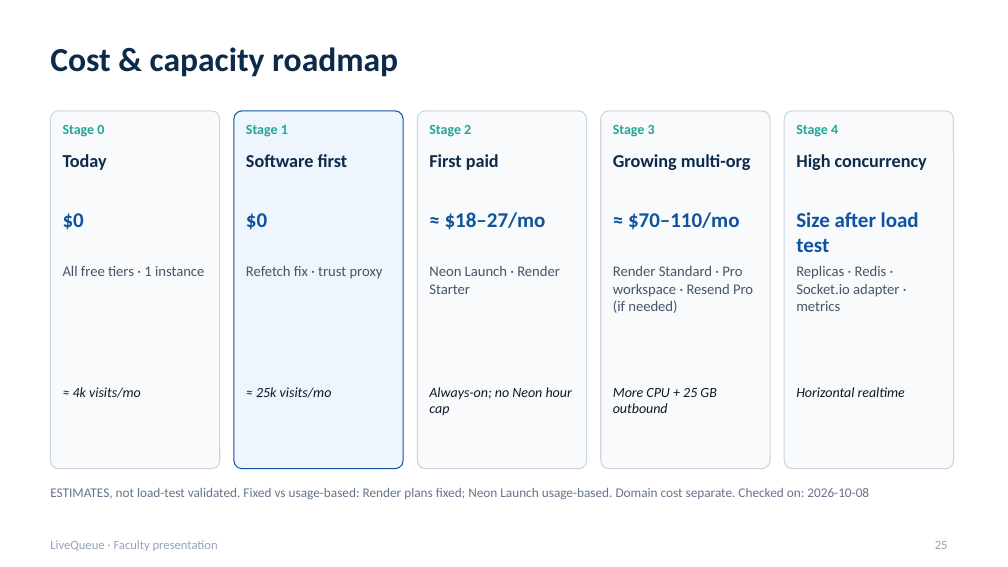
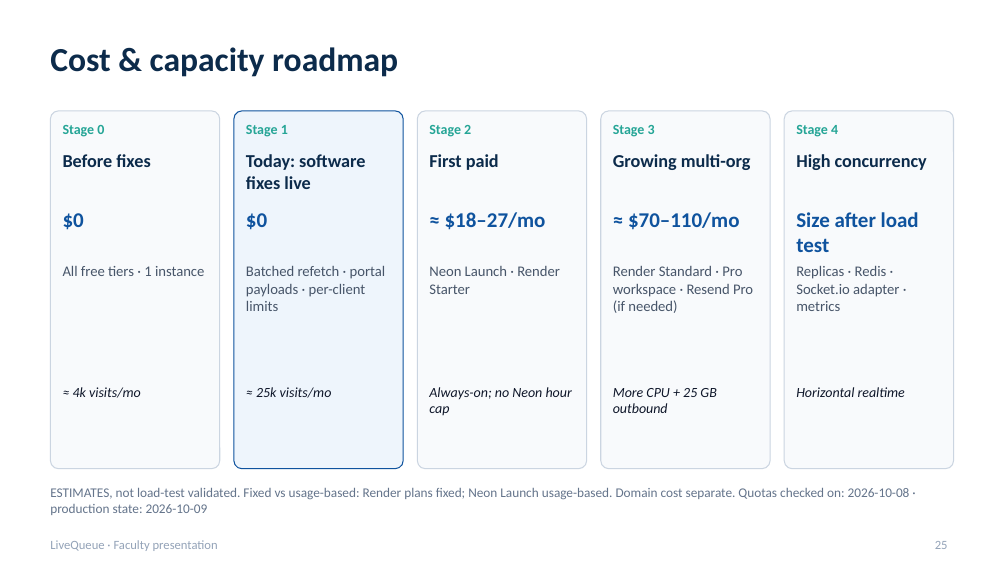
Before and after one commit to TMAn1An/LiveQueueApp, a slide deck: slide 25 of docs/presentation/LiveQueue_Production_Presentation.pptx. Drawn at 1008x567 pixels with LibreOffice and Linux fonts; fonts in the diff are those of the drawing. Boxes give left, top, right and bottom in pixels: in the first picture for what was removed or moved away, otherwise in the second. Text is boxed around its words. In the diff, an @@ line names an element or a change of style, - is before the commit and + after.

```diff
--- a/docs/presentation/LiveQueue_Production_Presentation.pptx
+++ b/docs/presentation/LiveQueue_Production_Presentation.pptx
@@ text at bbox=[63, 154, 150, 167]: text changed @@
-Today
+Before fixes
@@ text at bbox=[246, 154, 365, 189]: text changed @@
-Software first
+Today: software fixes live
@@ text at bbox=[246, 266, 386, 311]: text changed @@
-Refetch fix · trust proxy
+Batched refetch · portal payloads · per-client limits
@@ text at bbox=[50, 488, 910, 515]: text changed @@
-ESTIMATES, not load-test validated. Fixed vs usage-based: Render plans fixed; Neon Launch usage-based. Domain cost separate. Checked on: 2026-10-08
+ESTIMATES, not load-test validated. Fixed vs usage-based: Render plans fixed; Neon Launch usage-based. Domain cost separate. Quotas checked on: 2026-10-08 · production state: 2026-10-09
```
Also in this commit, not shown: 12 other slides changed, 6 other files.
